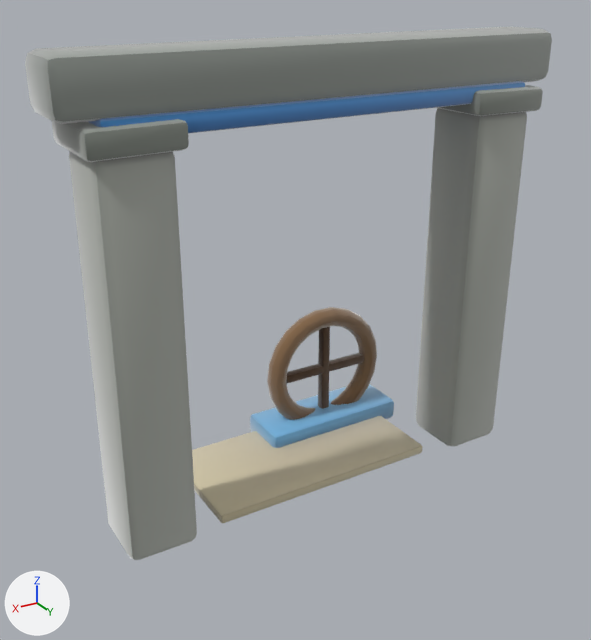
A saved change to the glTF model assets/models/gates/e46978ca.glb.
Both versions are drawn from a camera (50 mm lens) standing at (3.85, 5.96, 4.79) and looking at (0.11, -0.27, 1.67). Arrows for +X, +Y and +Z are at lower left; the lights stay in place. The older version comes first. Vertices at exactly the same position are counted once.

Before the edit, the objects in view are built like this:
```python
me_gate_e46978ca = bpy.data.meshes.new('gate_e46978ca')
me_gate_e46978ca.from_pydata(...)  # 1240 vertices, 2465 faces; spans x -2.38..2.38, y -1.15..0.41, z 0.0..4.27
# faces by material slot: [216, 216, 108, 108, 1601, 108, 108]
me_gate_e46978ca.materials.append(mat_clay__b9beb4_0_93)
me_gate_e46978ca.materials.append(mat_clay__8a9188_0_93)
me_gate_e46978ca.materials.append(mat_clay__9aa19a_0_93)
me_gate_e46978ca.materials.append(mat_clay__4e9ee8_0_93)
me_gate_e46978ca.materials.append(mat_clay__8a6844_0_93)
me_gate_e46978ca.materials.append(mat_clay__6fb8e8_0_5)
me_gate_e46978ca.materials.append(mat_clay__d8cca8_0_93)
ob_gate_e46978ca = bpy.data.objects.new('gate_e46978ca', me_gate_e46978ca)
ob_gate_e46978ca.location = (0.0, 0.0, 0.0)
```
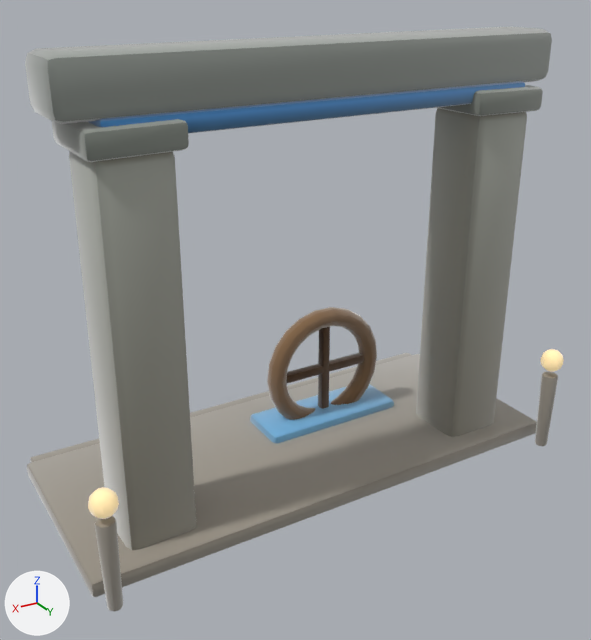
Scene script edits in JSON lines:
```json
{"op": "add", "block": "mat_clay__9e978a_0_93", "code": ["mat_clay__9e978a_0_93 = bpy.data.materials.new('clay_#9E978A_0.93_-')", "# nodes: BsdfPrincipled, Mix, OutputMaterial, VertexColor", "# colours: grey #9e978a, mixed with the vertex colours"]}
{"op": "add", "block": "mat_clay__b9b2a2_0_93", "code": ["mat_clay__b9b2a2_0_93 = bpy.data.materials.new('clay_#B9B2A2_0.93_-')", "# nodes: BsdfPrincipled, Mix, OutputMaterial, VertexColor", "# colours: grey #b9b2a2, mixed with the vertex colours"]}
{"op": "add", "block": "mat_clay__ffe2a8_0_95__ffe2a8", "code": ["mat_clay__ffe2a8_0_95__ffe2a8 = bpy.data.materials.new('clay_#FFE2A8_0.95_#FFE2A8')", "# nodes: BsdfPrincipled, Mix, OutputMaterial, VertexColor", "# colours: beige #bca67a, beige #ffe2a8, mixed with the vertex colours"]}
{"block": "me_gate_e46978ca", "where": "# used by ob_gate_e46978ca; location = (0.0, 0.0, 0.0)"}
{"op": "remove", "block": "me_gate_e46978ca", "code": "me_gate_e46978ca.from_pydata(...)  # 1240 vertices, 2465 faces; spans x -2.38..2.38, y -1.15..0.41, z 0.0..4.27"}
{"op": "add", "block": "me_gate_e46978ca", "code": "me_gate_e46978ca.from_pydata(...)  # 1740 vertices, 3437 faces; spans x -2.56..2.55, y -1.71..0.84, z 0.0..4.27"}
{"block": "me_gate_e46978ca", "change": "me_gate_e46978ca part 1: the loose piece of 56 vertices spanning x -2.05..2.05, y -0.35..0.31, z 3.66..3.82 is copied, and the copy is multiplied about its middle by the matrix ((1.213, 0.004, -0.01), (0.001, 0.501, -0.006), (0.001, 0.002, 0.742)), then moved by (0.0, -1.52, -3.68), in mat_clay__9e978a_0_93; it spans x -2.48..2.48, y -1.71..-1.37, z 0.0..0.12"}
{"block": "me_gate_e46978ca", "change": "me_gate_e46978ca part 2: a new loose piece, a UV sphere (10 segments, 6 rings, poles along z) spanning x -2.54..-2.3, y 0.6..0.83, z 0.9..1.14, in mat_clay__ffe2a8_0_95__ffe2a8"}
{"block": "me_gate_e46978ca", "change": "me_gate_e46978ca part 3: a new loose piece, a UV sphere (10 segments, 6 rings, poles along z) spanning x 2.3..2.54, y 0.61..0.84, z 0.9..1.14, in mat_clay__ffe2a8_0_95__ffe2a8"}
{"block": "me_gate_e46978ca", "change": "me_gate_e46978ca part 4: a new loose piece of 114 vertices spanning x -2.51..-2.34, y 0.63..0.8, z 0.0..0.86, in mat_clay__9e978a_0_93"}
{"block": "me_gate_e46978ca", "change": "me_gate_e46978ca part 5: a new loose piece of 114 vertices spanning x 2.34..2.51, y 0.64..0.81, z 0.0..0.86, in mat_clay__9e978a_0_93"}
{"block": "me_gate_e46978ca", "change": "me_gate_e46978ca part 6: a new loose piece of 56 vertices spanning x -2.56..2.55, y -1.55..0.55, z 0.0..0.16, in mat_clay__9e978a_0_93"}
{"block": "me_gate_e46978ca", "change": "me_gate_e46978ca part 7: 2360 kept faces spanning x -2.38..2.38, y -1.15..0.41, z 0.0..4.24 get new vertex colours"}
{"block": "me_gate_e46978ca", "change": "other edits to the shape of me_gate_e46978ca do not show in these pictures"}
{"op": "add", "block": "me_gate_e46978ca", "code": "me_gate_e46978ca.materials.append(mat_clay__9e978a_0_93)"}
{"op": "add", "block": "me_gate_e46978ca", "code": "me_gate_e46978ca.materials.append(mat_clay__b9b2a2_0_93)"}
{"op": "add", "block": "me_gate_e46978ca", "code": "me_gate_e46978ca.materials.append(mat_clay__ffe2a8_0_95__ffe2a8)"}
```

Location of each change, [x1, y1, x2, y2] in pixels of the pictures (591 x 640 px):
```json
{"object": "gate_e46978ca", "change": "reshaped", "before": [25, 26, 552, 560], "after": [25, 26, 564, 611], "on screen": "10% taller"}
{"part": 1, "of": "me_gate_e46978ca", "change": "added", "after": [30, 353, 411, 462], "on screen": "mostly hidden"}
{"part": 2, "of": "me_gate_e46978ca", "change": "added", "after": [540, 349, 564, 372], "on screen": "beige"}
{"part": 3, "of": "me_gate_e46978ca", "change": "added", "after": [88, 487, 119, 519], "on screen": "beige"}
{"part": 4, "of": "me_gate_e46978ca", "change": "added", "after": [535, 372, 558, 446]}
{"part": 5, "of": "me_gate_e46978ca", "change": "added", "after": [95, 516, 123, 611]}
{"part": 6, "of": "me_gate_e46978ca", "change": "added", "after": [27, 354, 537, 597]}
{"part": 7, "of": "me_gate_e46978ca", "change": "edited", "before": [25, 32, 552, 550], "after": [25, 32, 552, 550], "on screen": "looks the same"}
```
